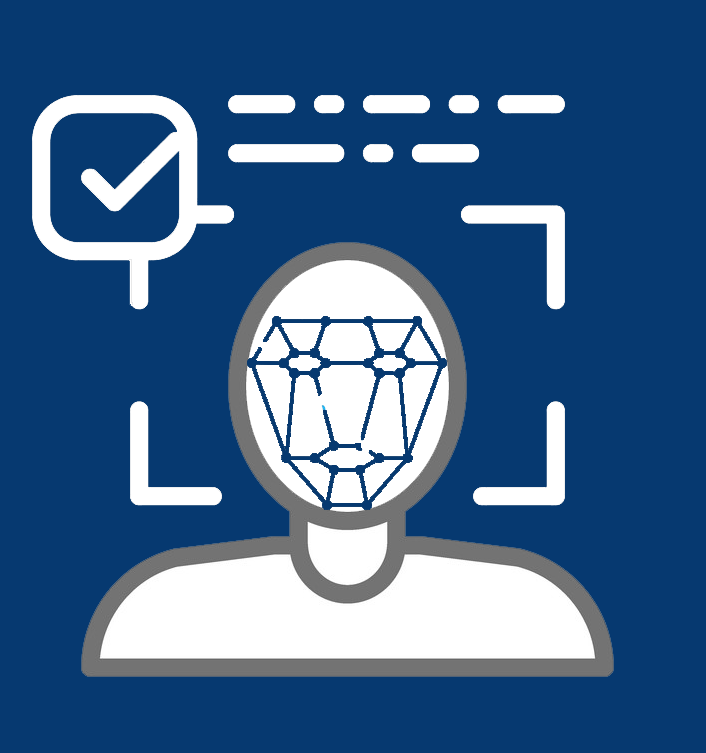
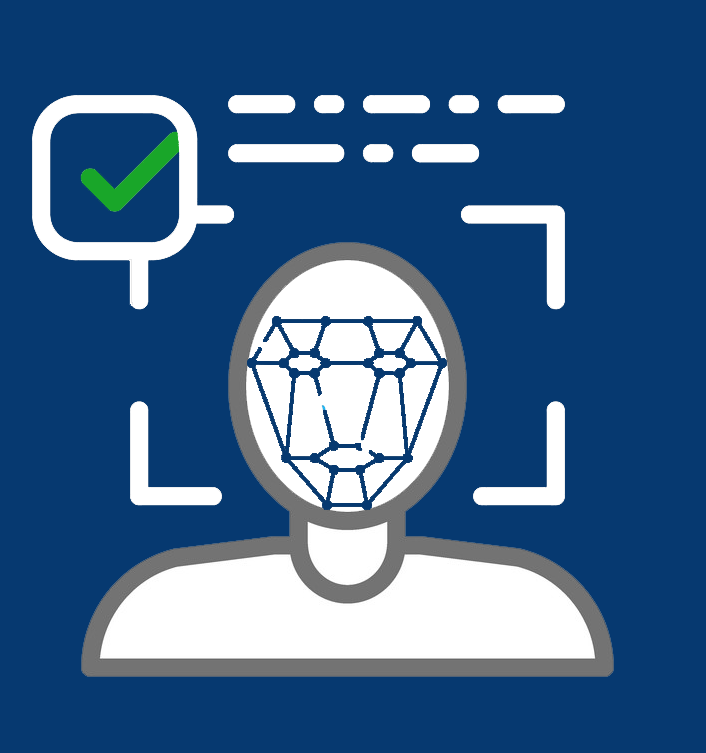
Revision of a layered 706 x 753 image; what changed, layer by layer:
renamed "Background" to "Layer 0", painted on it over [80, 131, 180, 212]
